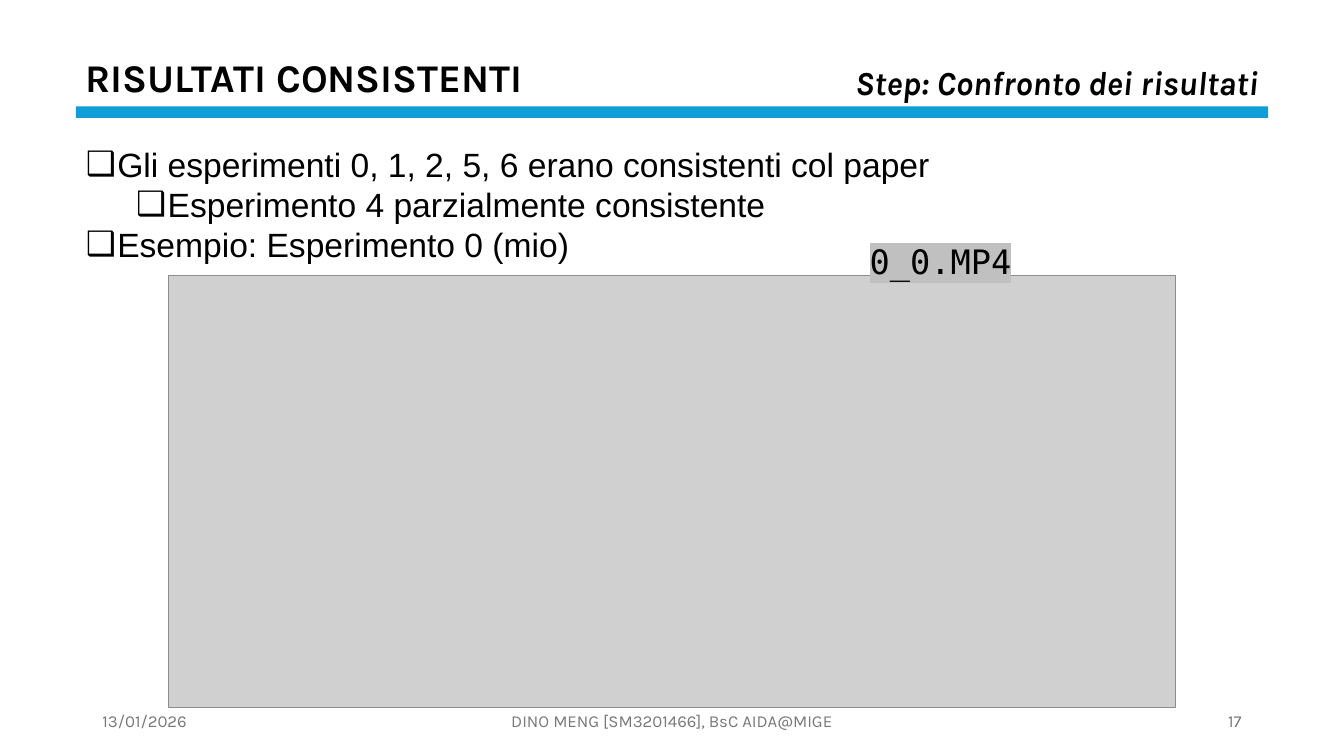
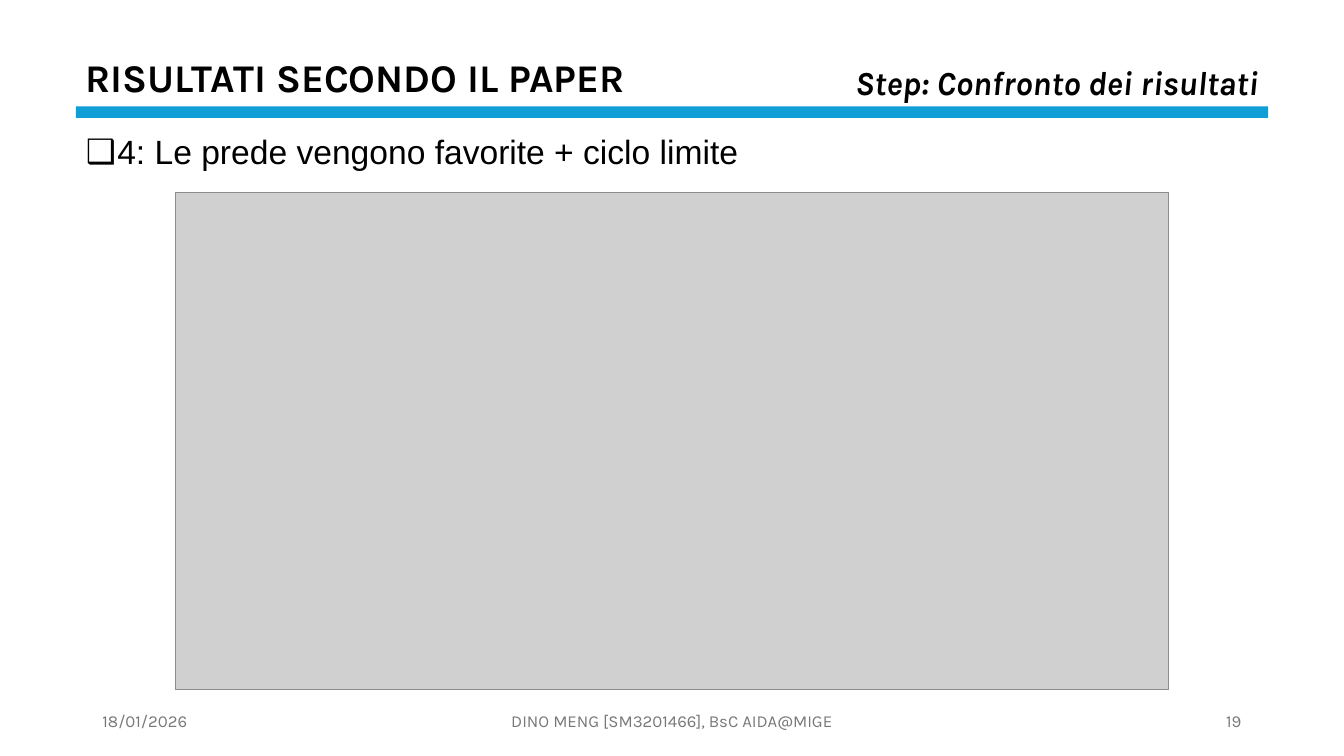
Before and after one commit to OdinMeng/AIDA-UNIVERSITY-NOTES-2025-2026, a slide deck: slide 19 of Complex Systems/project/PresentationPROJECTSM3201466.pptx (slide 17 before the commit). Drawn at 1344x756 pixels with LibreOffice and Linux fonts; fonts in the diff are those of the drawing; grey boxes stand for pictures. Boxes give left, top, right and bottom in pixels: in the first picture for what was removed or moved away, otherwise in the second. Text is boxed around its words. In the diff, an @@ line names an element or a change of style, - is before the commit and + after.

```diff
--- a/Complex Systems/project/PresentationPROJECTSM3201466.pptx
+++ b/Complex Systems/project/PresentationPROJECTSM3201466.pptx
@@ text at <box>86,66,625,93</box>: text changed @@
-RISULTATI CONSISTENTI
+RISULTATI SECONDO IL PAPER
@@ text added at <box>117,139,738,171</box>, 24 pt, text #000000 @@
+❑ 4: Le prede vengono favorite + ciclo limite
@@ text removed at <box>117,152,929,264</box> @@
-❑ Gli esperimenti 0, 1, 2, 5, 6 erano consistenti col paper
-  ❑ Esperimento 4 parzialmente consistente
-❑ Esempio: Esperimento 0 (mio)
@@ picture: place and size @@
-picture at <box>168,276,1176,708</box>
+picture at <box>175,193,1169,690</box>
@@ text removed at <box>870,246,1012,281</box> @@
-0_0.MP4
@@ text at <box>102,715,187,728</box>: text changed @@
-13/01/2026
+18/01/2026
@@ page number at <box>1226,716,1241,727</box>: text changed @@
-17
+19
```
Also in this commit, not shown: 39 other slides changed, 2 slides added, 7 slides removed, 5 other files.
